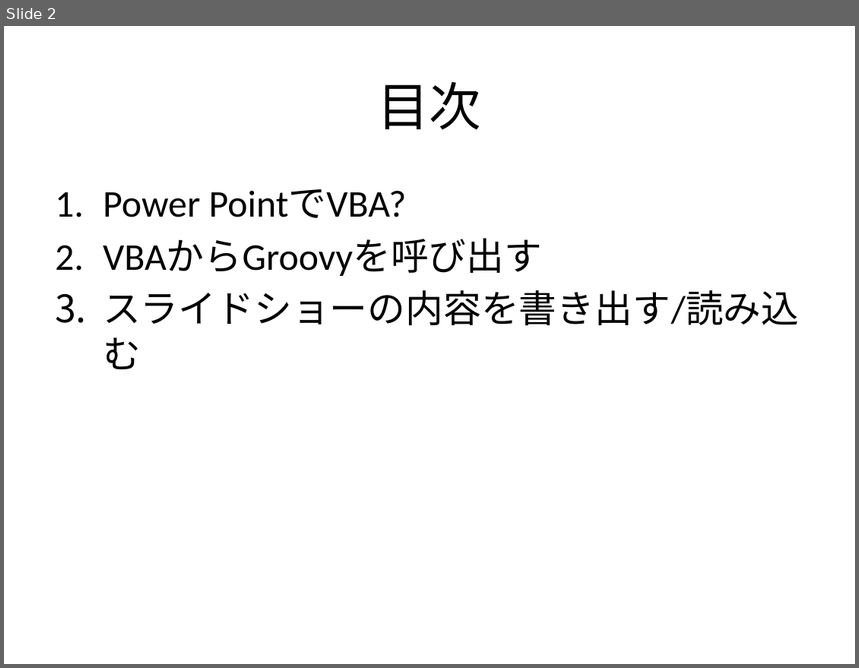
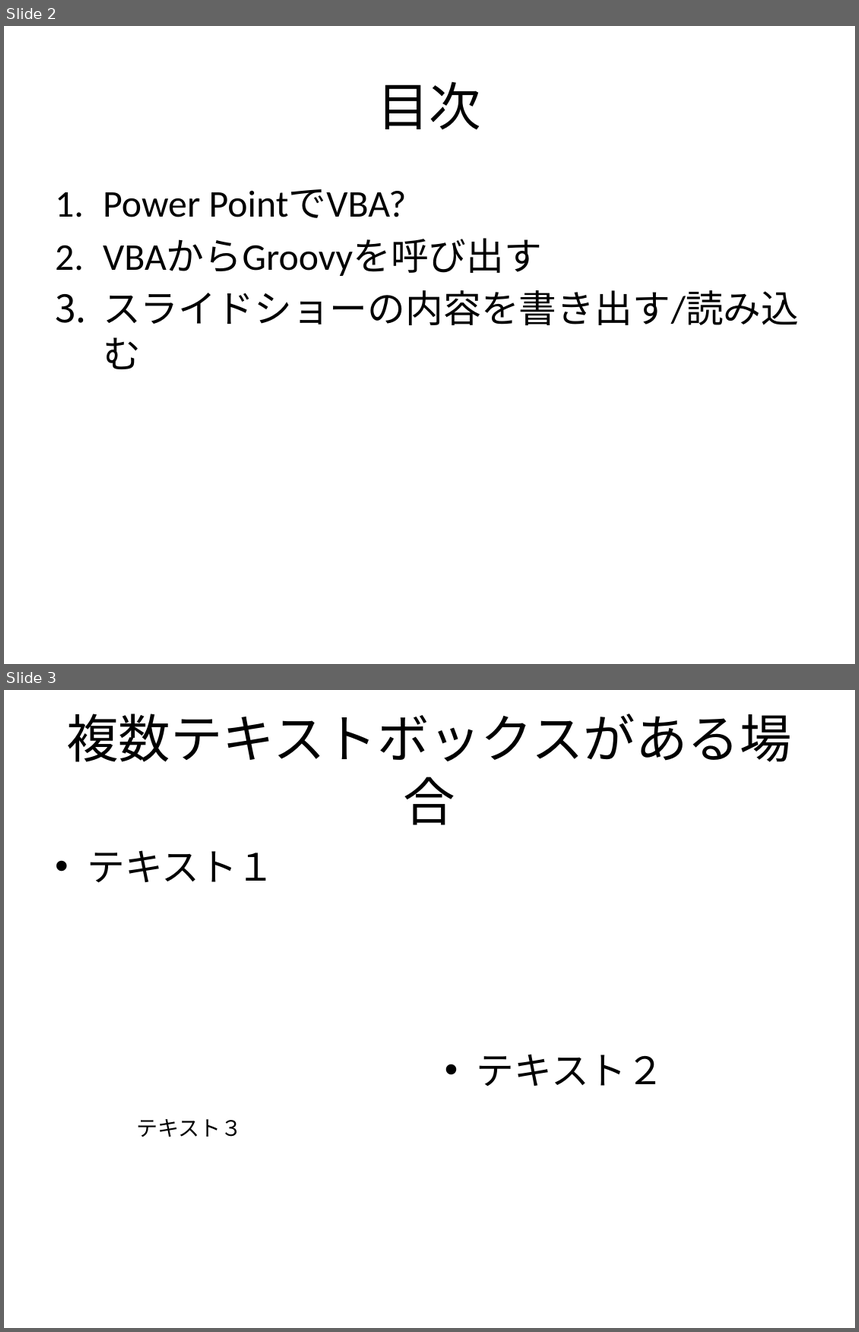
Before and after one commit to kamatama41/groovy-ppt-unit, a slide deck: src/Sample.pptm. Shown one above the other, each under a label of ours: slide 2 before the commit, slides 2 and 3 after it. The pictures are 859x668 and 859x1332 pixels, drawn with LibreOffice and Linux fonts; fonts in the diff are those of the drawing. Boxes give left, top, right and bottom in pixels: in the first picture for what was removed or moved away, otherwise in the second. Text is boxed around its words. In the diff, an @@ line names an element or a change of style, - is before the commit and + after.

```diff
--- a/src/Sample.pptm
+++ b/src/Sample.pptm
@@ slide 3 added at (x1=4, y1=690, x2=855, y2=1328), background #FFFFFF @@
@@ title added at (x1=67, y1=714, x2=792, y2=825), 44 pt, text #000000 @@
+複数テキストボックスがある場合
@@ text added at (x1=87, y1=850, x2=275, y2=883), 32 pt, text #000000 @@
+• テキスト１
@@ text added at (x1=477, y1=1054, x2=665, y2=1087), 32 pt, text #000000 @@
+• テキスト２
@@ text added at (x1=136, y1=1119, x2=242, y2=1138), 18 pt, text #000000 @@
+テキスト３
```
Also in this commit, not shown: 5 other files.
